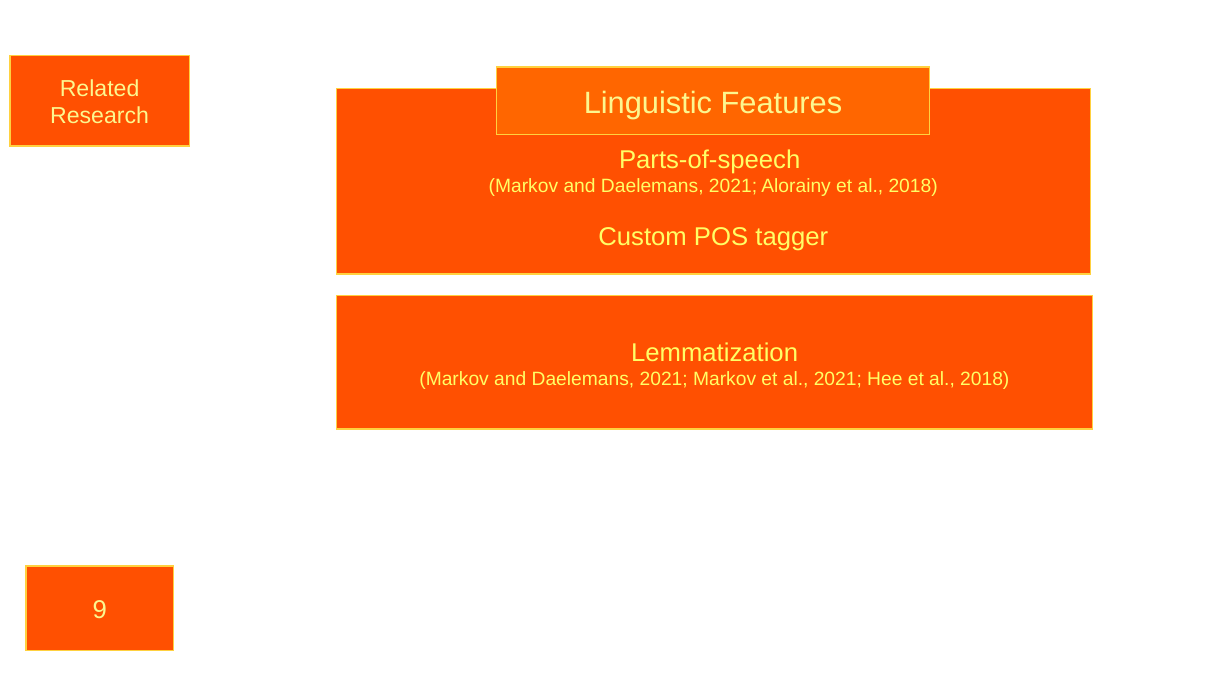
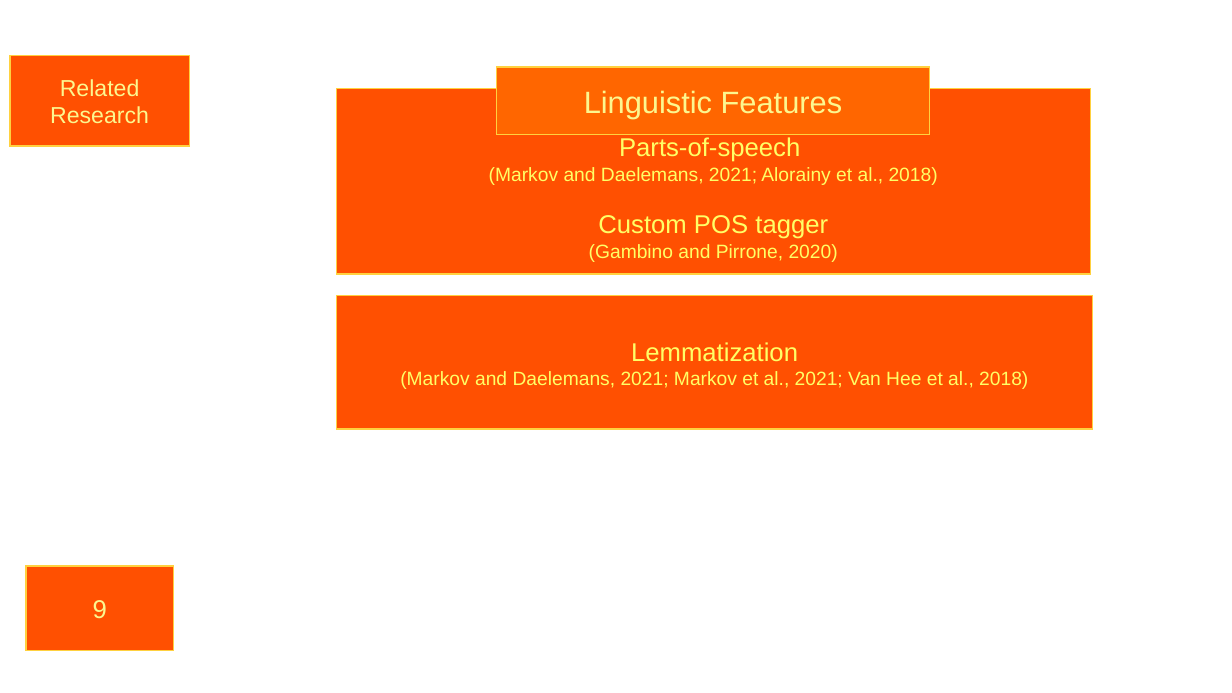
Before and after one commit to SiebeBrouwer/NLP_Group2_StillProcessing, a slide deck: slide 9 of NLP_Project_Presentation.pptx. Drawn at 1232x693 pixels with LibreOffice and Linux fonts; fonts in the diff are those of the drawing; background and template pictures are left out. Boxes give left, top, right and bottom in pixels: in the first picture for what was removed or moved away, otherwise in the second. Text is boxed around its words. In the diff, an @@ line names an element or a change of style, - is before the commit and + after.

```diff
--- a/NLP_Project_Presentation.pptx
+++ b/NLP_Project_Presentation.pptx
@@ text in rectangle at bbox=[589, 244, 838, 262]: paragraph added @@
+(Gambino and Pirrone, 2020)
@@ text in rectangle at bbox=[400, 371, 1028, 389]: text changed @@
-(Markov and Daelemans, 2021; Markov et al., 2021; Hee et al., 2018)
+(Markov and Daelemans, 2021; Markov et al., 2021; Van Hee et al., 2018)
```
Also in this commit, not shown: 2 other slides changed.
